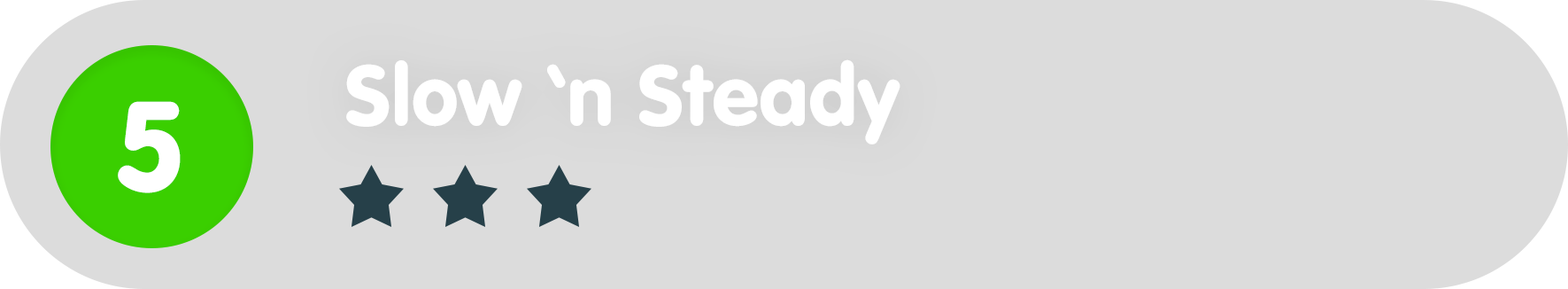
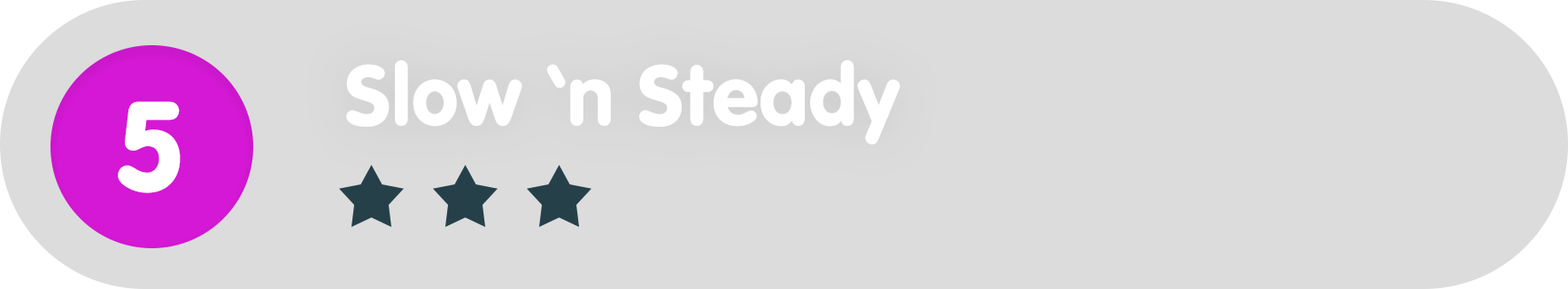
Comparing the layer stacks of the two (1568, 289) images. Changes:
painted on "Ellipse_green" over [50, 45, 254, 248]
